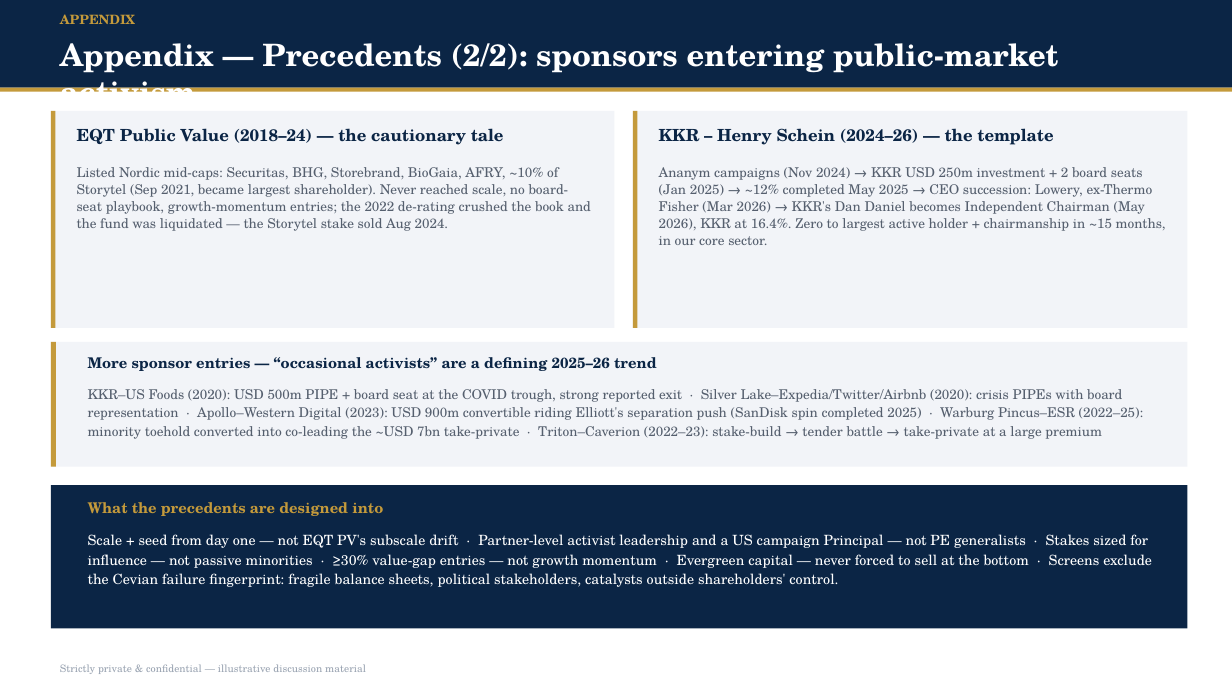
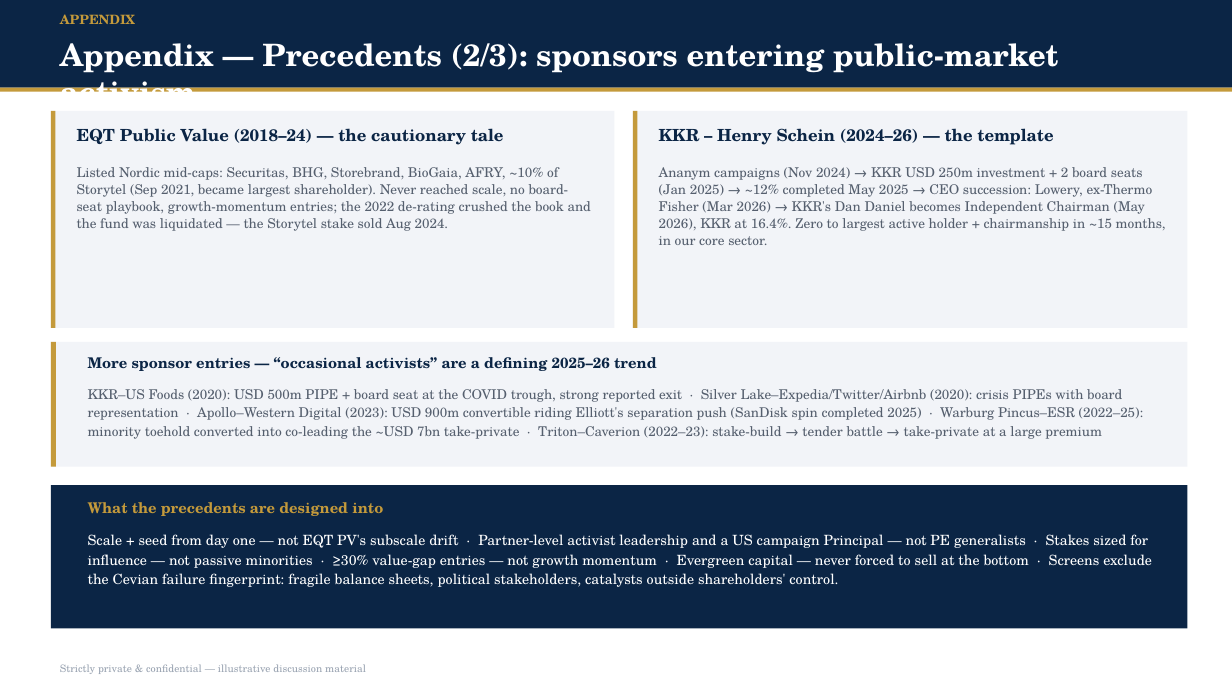
Before and after one commit to knutnyman/knutnyman, a slide deck: slide 18 of nordic-capital-activism-pitch/Nordic_Capital_Engaged_Equities_Deck.pptx. Drawn at 1232x693 pixels with LibreOffice and Linux fonts; fonts in the diff are those of the drawing. Boxes give left, top, right and bottom in pixels: in the first picture for what was removed or moved away, otherwise in the second. Text is boxed around its words. In the diff, an @@ line names an element or a change of style, - is before the commit and + after.

```diff
--- a/nordic-capital-activism-pitch/Nordic_Capital_Engaged_Equities_Deck.pptx
+++ b/nordic-capital-activism-pitch/Nordic_Capital_Engaged_Equities_Deck.pptx
@@ text at (60, 43, 1058, 92): text changed @@
-Appendix — Precedents (2/2): sponsors entering public-market activism
+Appendix — Precedents (2/3): sponsors entering public-market activism
```
Also in this commit, not shown: 1 other slide changed, 1 slide added, 3 other files.
